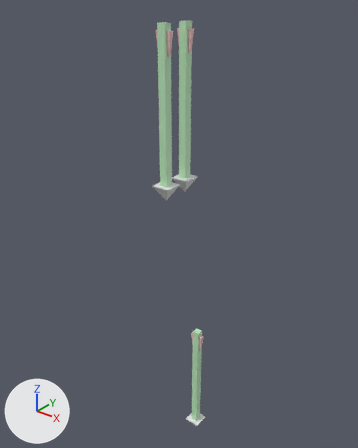
Two versions of the Blender file Assets/Models/Game/MapObject/Arrow/Arrow.blend, one commit apart.
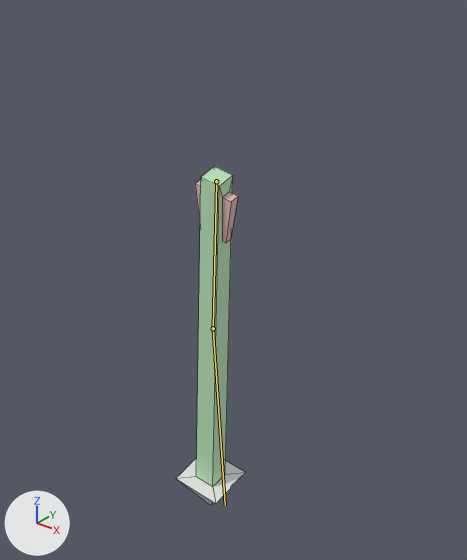
Each version appears first whole from a 50 mm camera at (1.79, -2.29, 2.71) aimed at (-0.12, 0.09, 1.24), and next in a close-up on the part from 38% to 75% of the width and 63% to 99% of the height. Every picture has the same lights, and +X, +Y and +Z are marked at lower left. Both versions are drawn at frame 10 of the action 'Arrow_Fall01'; the numbers are the values there. The bones that bend it are drawn over the model as lines in the close-ups. The close-ups show mesh edges as thin lines.

The first close-up shows 'Arrow.002'.
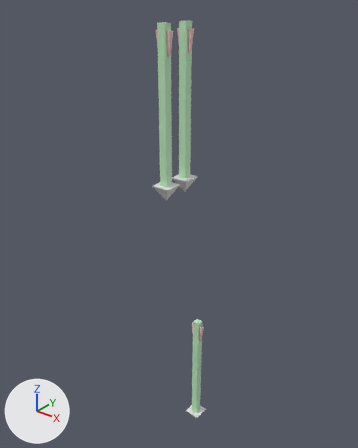
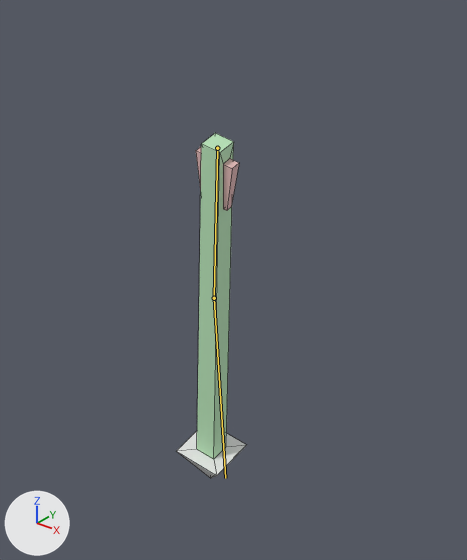
Boxes (x1, y1, x2, y2) around the edits, measured in the close-ups (467 x 560 px):
'Arrow.002', posed
    before: (176, 166, 245, 505)
    after: (177, 133, 246, 478)
bone 'Arrow002_Bone01', root to tip
    before: (216, 181) to (213, 328)
    after: (217, 148) to (214, 298)

The change in detail:
Bone 'Arrow002_Bone01' (bone_arrow002_bone01) moves from (0.0, 2.19, 0.0) to (0.0, 2.1, 0.0).
